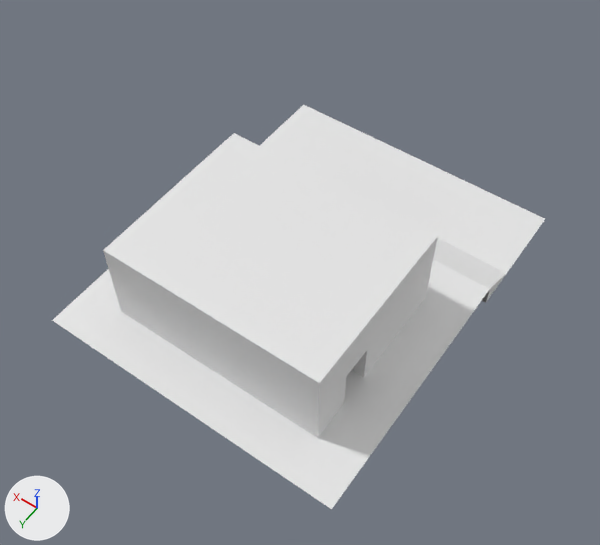
What one commit did to the Blender file Soulslike/res/level/dungeon/rooms/room4/room4.blend.
Camera for both pictures: a camera (50 mm lens) standing at (-12.8, 24.1, 29.4) and looking at (-0.2, 6.3, 1.6). Every picture has the same lights, and +X, +Y and +Z are marked at lower left.

Script lines for the objects in view, before the commit:
```python
me_cube_002 = bpy.data.meshes.new('Cube.002')
me_cube_002.from_pydata(...)  # a box spanning x -5.0..5.0, y -4.0..4.0, z -1.0..3.0
me_cube_003 = bpy.data.meshes.new('Cube.003')
me_cube_003.from_pydata(...)  # 32 vertices, 30 faces; spans x -5.57..5.68, y -3.5..3.5, z -1.0..2.5
me_plane = bpy.data.meshes.new('Plane')
me_plane.from_pydata([(-7.0, -4.0, 0.0), (7.0, -4.0, 0.0), (-7.0, 2.0, 0.0), (7.0, 2.0, 0.0), (-7.0, 2.0, 1.0), (7.0, 2.0, 1.0), (-7.0, 14.0, 1.0), (7.0, 14.0, 1.0)], [], [(0, 1, 3, 2), (2, 3, 5, 4), (4, 5, 7, 6)])
ob_plane = bpy.data.objects.new('Plane', me_plane)
ob_plane.location = (0.0, 0.0, 0.0)
ob_room = bpy.data.objects.new('room', me_cube_002)
ob_room.location = (0.0, 8.0, 2.0)
_m = ob_room.modifiers.new('Boolean', 'BOOLEAN')
_m.object = ob_room_boolean
ob_room_boolean = bpy.data.objects.new('room boolean', me_cube_003)
ob_room_boolean.location = (0.0, 8.0, 2.0)
ob_room_boolean.hide_set(True)
# also in view: 'Cube' at (-5.0, 1.0, 0.5)
```
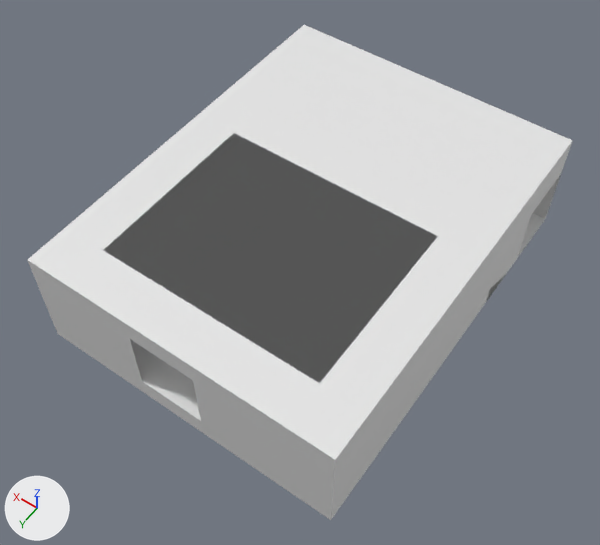
ob_room_boolean is not drawn itself; it is used by a modifier of ob_room.

Where the change shows, as pixel boxes [x1, y1, x2, y2] in the pictures (600 x 545 px):
'Walls', added: after [28, 25, 573, 520]
'Plane', unchanged, covered by the edit: before [52, 105, 545, 509]; after [130, 213, 545, 421]
'Cube', unchanged, covered by the edit: before [433, 238, 507, 303]; after [486, 274, 506, 302]

Edits to the bpy script that builds the scene:
```text
Add mat_material:
    mat_material = principled_material('Material')
    mat_material.base_color = (0.8, 0.8, 0.8)  # white #e7e7e7
Add me_plane_001:
    me_plane_001.from_pydata([(-7.0, -1.0, 0.0), (-7.0, 14.0, 5.0), (-7.0, 14.0, 0.0), (-1.0, 14.0, 5.0), (-1.0, 14.0, 0.0), (2.0, 14.0, 5.0), (2.0, 14.0, 0.0), (7.0, 14.0, 5.0), (7.0, 14.0, 0.0), (7.0, -1.0, 0.0), (7.0, -4.0, 5.0), (7.0, -4.0, 0.0), (-7.0, -4.0, 5.0), (-7.0, -4.0, 0.0), (-7.0, -1.0, 3.0), (-1.0, 14.0, 4.0), (2.0, 14.0, 4.0), (7.0, -1.0, 3.0), (7.0, -4.0, 3.0), (-7.0, -4.0, 3.0), (2.0, 14.0, 1.0), (-1.0, 14.0, 1.0)], [], [(1, 14, 0, 2), (7, 8, 9, 17), (7, 17, 18, 10), (15, 1, 2, 21), (18, 11, 13, 19), (10, 18, 19, 12), (14, 1, 12, 19), (5, 16, 7), (3, 15, 16, 5), (1, 15, 3), (7, 16, 20, 8), (21, 2, 4), (20, 21, 4, 6), (8, 20, 6), (3, 5, 7, 10, 12, 1)])
    me_plane_001.materials.append(mat_material)  # white #e7e7e7
Change ob_room:
    remove _m = ob_room.modifiers.new('Boolean', 'BOOLEAN')
    remove _m.object = ob_room_boolean
Remove ob_room_boolean:
    ob_room_boolean = bpy.data.objects.new('room boolean', me_cube_003)
    ob_room_boolean.location = (0.0, 8.0, 2.0)
    ob_room_boolean.hide_set(True)
Add ob_walls:
    ob_walls = bpy.data.objects.new('Walls', me_plane_001)
    ob_walls.location = (0.0, 0.0, 0.0)
```
